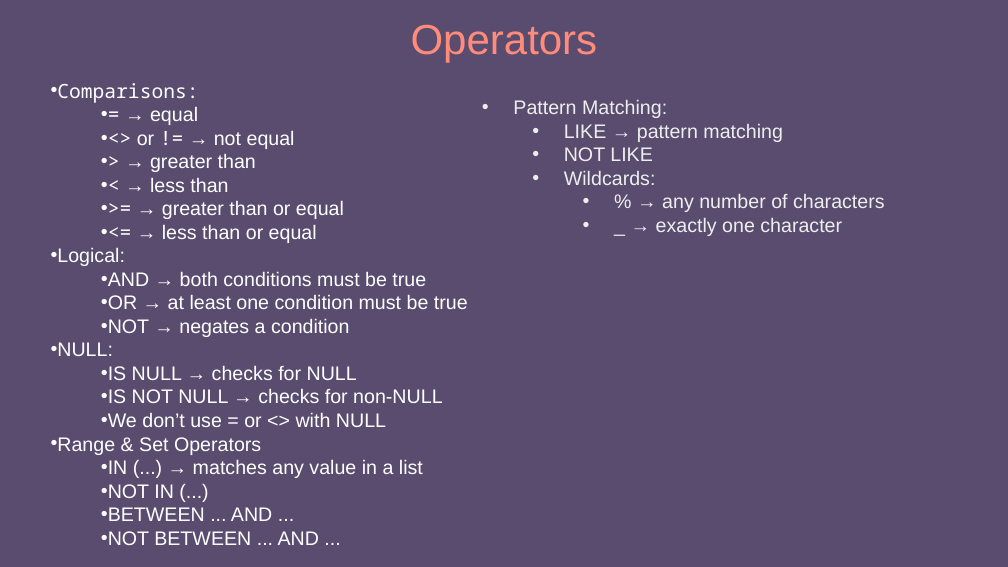
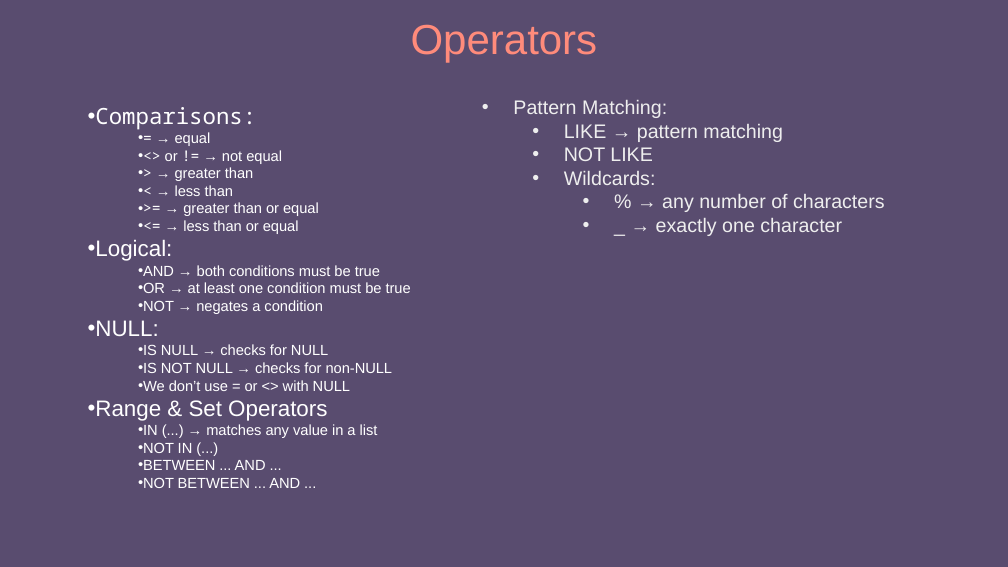
Before and after one commit to e-m-wilson/dotnet, a slide deck: slide 59 of Resources-Notes-Ppts/SQL/SQL_MSSQL.pptx (slide 57 before the commit). Drawn at 1008x567 pixels with LibreOffice and Linux fonts; fonts in the diff are those of the drawing. Boxes give left, top, right and bottom in pixels: in the first picture for what was removed or moved away, otherwise in the second. Text is boxed around its words. In the diff, an @@ line names an element or a change of style, - is before the commit and + after.

```diff
--- a/Resources-Notes-Ppts/SQL/SQL_MSSQL.pptx
+++ b/Resources-Notes-Ppts/SQL/SQL_MSSQL.pptx
@@ text "Comparisons:": place and size @@
-text "Comparisons:" at [51, 83, 468, 545]
+text "Comparisons:" at [88, 107, 411, 488]
@@ text "Comparisons:" at [88, 107, 411, 488]: size 14 to 16 pt in "Comparisons:", "Logical:", "NULL:", "Range & Set Operators"; size 14 to 10.5 pt in "= → equal", "<> or != → not equal", "> → greater than", "< → less than" and 12 more places @@
```
Also in this commit, not shown: 4 other slides changed, 3 slides added.
